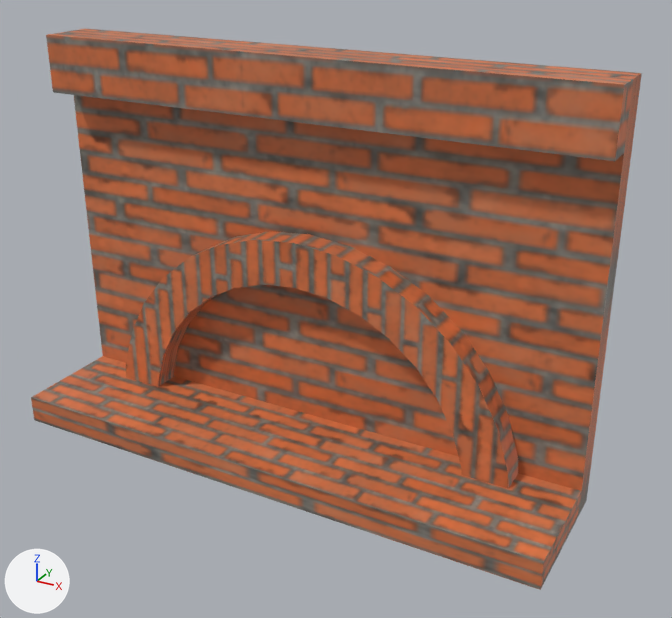
What one commit did to the Blender file models/furniture/fireplace/fireplace.blend.
The view is the same before and after, from a 50 mm camera at (0.759, -0.834, 0.916) aimed at (0.082, 0.397, 0.301). Lighting does not change. The marker at lower left points along +X, +Y and +Z. The older version comes first.
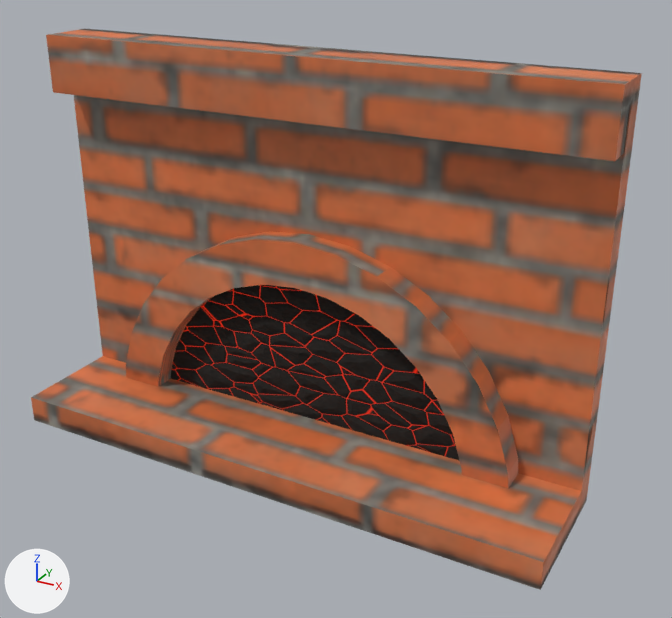
ob_cylindermask is not drawn itself; it is used by a modifier of ob_cylinder.

Where the newer file only moved an object's origin or applied its transform, the numbers keep the older frame.

Boxes (x1, y1, x2, y2) around the edits, measured in the pictures (672 x 618 px; the box of a moved part takes in the faces that stretch with it):
'Cylinder', surface changed, moved: (126, 231, 518, 488) in both
'Circle', added: after (171, 285, 459, 460)
part 1 of me_cube, surface changed: (67, 29, 642, 516) in both
part 2 of me_cube_001, surface changed: (46, 32, 633, 161) in both
part 3 of me_cylinder, moved or reshaped: (126, 231, 518, 488) in both
part 4 of me_cylinder, surface changed: (126, 231, 518, 488) in both
part 5 of me_cube_002, surface changed: (31, 358, 581, 590) in both

Patch to the scene script:
```diff
--- a/models/furniture/fireplace/fireplace.blend.py
+++ b/models/furniture/fireplace/fireplace.blend.py
@@ mat_fireplace_burning_charcoal @@
+mat_fireplace_burning_charcoal = bpy.data.materials.new('Fireplace burning charcoal')
+# nodes: BsdfPrincipled, Bump, Math, OutputMaterial, TexCoord, TexNoise, TexVoronoi, ValToRGB
+# colours: black #030302, black #241f1b, white #ffffff, black #000000, red #ff2c03
@@ me_cube @@
 me_cube.from_pydata(...)  # 8 vertices, 6 faces; spans x -1.0..1.0, y -20.08..-18.08, z 0.0..2.0
 # used by ob_cube; location = (0.0, 0.0, 0.0); scale = (0.5, -0.025, 0.35)
+# me_cube part 1: texture (UV) coordinates of 6 of 6 faces, centred in x -1.0..1.0, y -20.08..-18.08, z 0.0..2.0, changed; they spanned u -0.81..1.67, v -0.1..1.35 and now span u -0.25..0.25, v 0.0..0.35
 me_cube.materials.append(mat_bricks)
@@ me_cube_001 @@
 me_cube_001.from_pydata(...)  # 8 vertices, 6 faces; spans x -1.0..1.0, y -1.0..1.0, z -1.0..1.0
 # used by ob_cube_001; location = (0.0, 0.427, 0.65); scale = (0.5, -0.025, 0.05)
+# me_cube_001 part 2: texture (UV) coordinates of 6 of 6 faces, centred in x -1.0..1.0, y -1.0..1.0, z -1.0..1.0, changed; they spanned u 0.12..1.04, v 0.54..0.72 and now span u -0.25..0.25, v 0.2..0.35
 me_cube_001.materials.append(mat_bricks)
@@ me_cylinder @@
 # used by ob_cylinder; location = (0.0, 0.427, 0.0)
-me_cylinder.from_pydata(...)  # 34 vertices, 17 faces; spans x -0.4..0.4, y -0.025..0.025, z 0.0..0.4
+me_cylinder.from_pydata(...)  # 34 vertices, 17 faces; spans x -0.4..0.4, y 0.402..0.452, z 0.0..0.4
+# me_cylinder part 3: the whole mesh is moved by (0.0, 0.427, 0.0)
+# me_cylinder part 4: texture (UV) coordinates of 17 of 17 faces, centred in x -0.396..0.396, y -0.025..0.0, z 0.039..0.396, changed; they spanned u 0.0..0.63, v 0.0..1.0 and now span u -0.2..0.23, v -0.02..0.23
 me_cylinder.materials.append(mat_bricks)
@@ me_cube_002 @@
 me_cube_002.from_pydata(...)  # 8 vertices, 6 faces; spans x -1.0..1.0, y -1.0..1.0, z -1.0..1.0
 # used by ob_cube_002; location = (0.0, 0.352, 0.025); scale = (0.5, 0.1, 0.025)
+# me_cube_002 part 5: texture (UV) coordinates of 6 of 6 faces, centred in x -1.0..1.0, y -1.0..1.0, z -1.0..1.0, changed; they spanned u 0.03..1.57, v 0.39..0.86 and now span u -0.25..0.25, v 0.0..0.23
 me_cube_002.materials.append(mat_bricks)
@@ me_circle @@
+me_circle.from_pydata(...)  # 17 vertices, 1 face; spans x -1.03..0.97, y 0.12..1.12, z -1.27
+me_circle.materials.append(mat_fireplace_burning_charcoal)
@@ ob_cylinder @@
 ob_cylinder = bpy.data.objects.new('Cylinder', me_cylinder)
-ob_cylinder.location = (0.0, 0.427, 0.0)
+ob_cylinder.location = (0.0, 0.0, 0.0)
 _m = ob_cylinder.modifiers.new('Boolean', 'BOOLEAN')
@@ ob_cylindermask @@
 ob_cylindermask = bpy.data.objects.new('CylinderMask', me_cylinder_001)
+ob_cylindermask.parent = ob_cylinder
 ob_cylindermask.location = (0.0, 0.427, 0.0)
@@ ob_circle @@
+ob_circle = bpy.data.objects.new('Circle', me_circle)
+ob_circle.location = (0.0, 0.0, 0.0)
+ob_circle.rotation_euler = (1.571, 0.0, 0.0)  # degrees (90, 0, 0)
+ob_circle.scale = (0.348, 0.348, 0.348)
```
